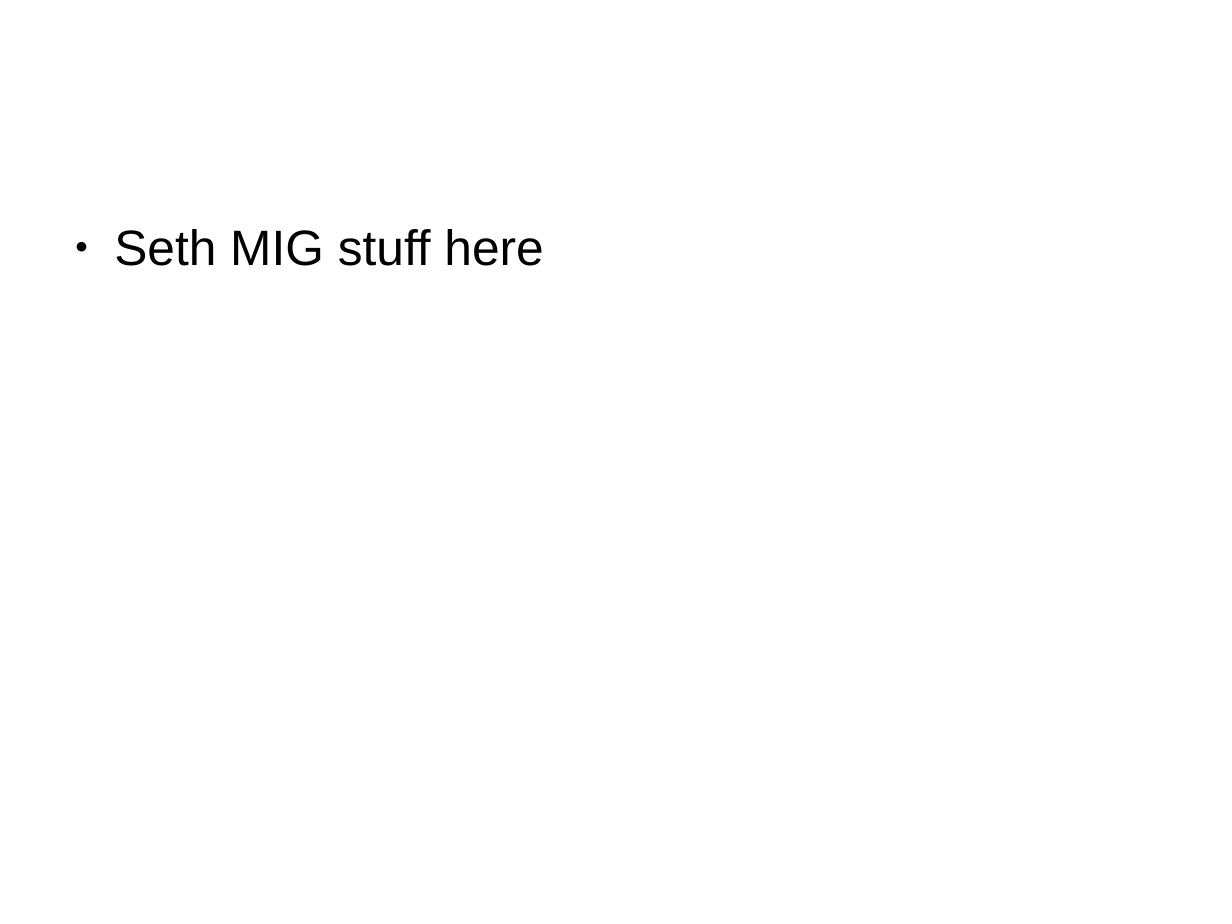
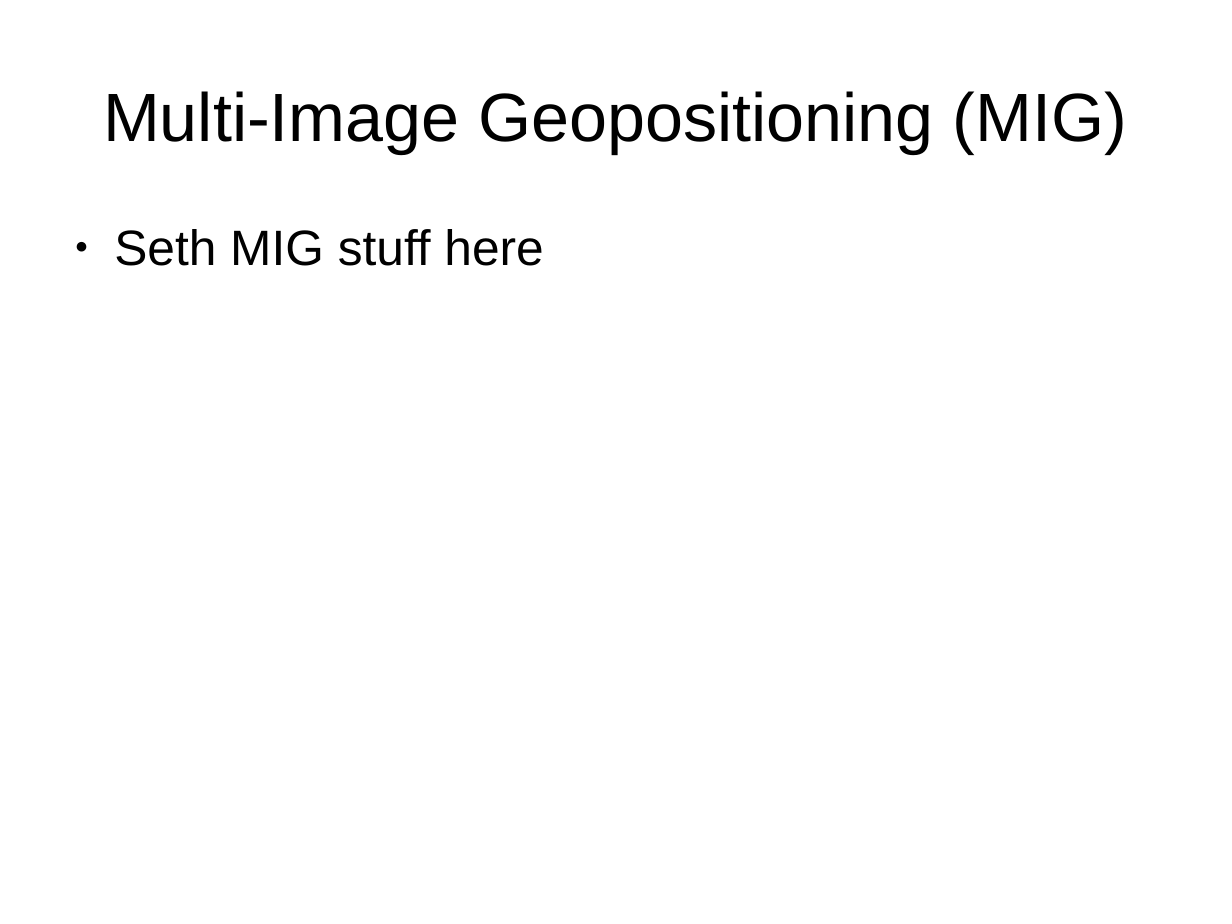
Before and after one commit to sethmerickel/Multi-Image-Geopositioning, a slide deck: slide 3 of papers/asprs2017.odp. Drawn at 1232x924 pixels with LibreOffice and Linux fonts; fonts in the diff are those of the drawing. Boxes give left, top, right and bottom in pixels: in the first picture for what was removed or moved away, otherwise in the second. Text is boxed around its words. In the diff, an @@ line names an element or a change of style, - is before the commit and + after.

```diff
--- a/papers/asprs2017.odp
+++ b/papers/asprs2017.odp
@@ title added at box(103, 91, 1127, 153), 44 pt, text #000000 @@
+Multi-Image Geopositioning (MIG)
```
Also in this commit, not shown: 12 slides added.
